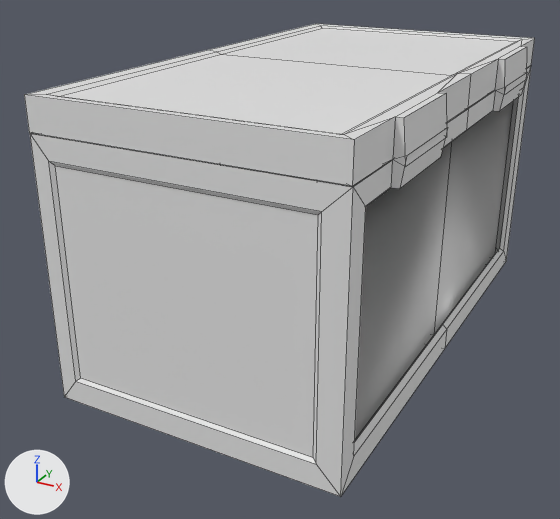
One commit to the FBX model Pieklo dzidowca kregi spierdolenia/Assets/Graphics 3D/Props/Level 1 props/Model_Skrzynia_1.fbx: the scene before it, then after it.
Camera for both pictures: a 50 mm lens placed at (0.836, -1.766, 1.025), pointed at (-0.07, -0.119, 0.201). Every picture has the same lights, and +X, +Y and +Z are marked at lower left. The first picture is the older version. Mesh edges are drawn as thin lines. Where no turn or scale is listed for an object, it has been applied to the vertices.
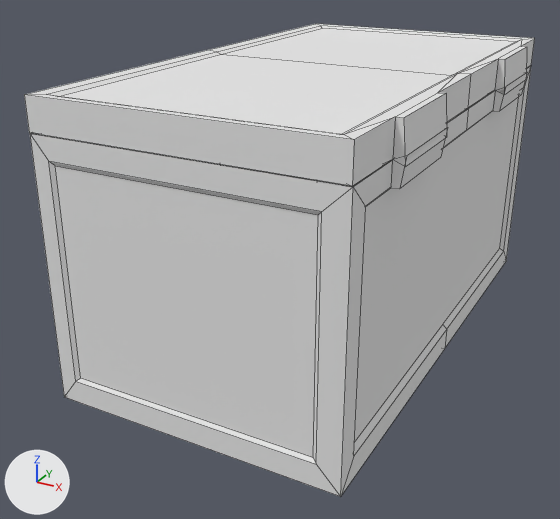
The newer file is also turned or shifted as a whole; pictures and numbers use the older file's frame.

Patch to the scene script:
```diff
--- a/Pieklo dzidowca kregi spierdolenia/Assets/Graphics 3D/Props/Level 1 props/Model_Skrzynia_1.fbx.py
+++ b/Pieklo dzidowca kregi spierdolenia/Assets/Graphics 3D/Props/Level 1 props/Model_Skrzynia_1.fbx.py
@@ me_cube_001 @@
 me_cube_001.from_pydata(...)  # 152 vertices, 154 faces; spans x -0.358..0.385, y -0.653..0.653, z -0.01..0.704
 # used by ob_cube_001; location = (0.0, 0.0, 0.0)
 # verts and faces of me_cube_001; kept vertices keep their numbers, new ones are numbered from 152
 # before: 1 (0.326, 0.0, 0.614), 20 (0.326, -0.622, 0.021), 21 (0.326, 0.0, 0.021) at pixel (433, 335), 23 (0.347, 0.0, 0.06) at pixel (442, 324), 26 (0.347, -0.582, 0.06)
 # before: 31 (0.326, -0.622, 0.614) at pixel (342, 185), 46 (0.347, -0.582, 0.563), 55 (0.347, 0.0, 0.563) at pixel (460, 134), 108 (0.326, 0.622, 0.021) at pixel (495, 253), 109 (0.347, 0.582, 0.06) at pixel (499, 248)
 # before: 115 (0.326, 0.622, 0.614), 126 (0.347, 0.582, 0.563)
+# me_cube_001 part 1
+delete_faces([(1, 31, 20, 21), (1, 21, 108, 115)])
+faces += [(1, 115, 108, 21, 20, 31), (23, 109, 126, 55, 46, 26)]
 me_cube_001.materials.append(mat_material_001)
```

What differs and where, as boxes [x1, y1, x2, y2] in the pictures (560 x 519 px; the box of a moved part takes in the faces that stretch with it):
part 1 of me_cube_001, moved or reshaped: before [355, 100, 514, 439]; after [355, 97, 519, 441]
